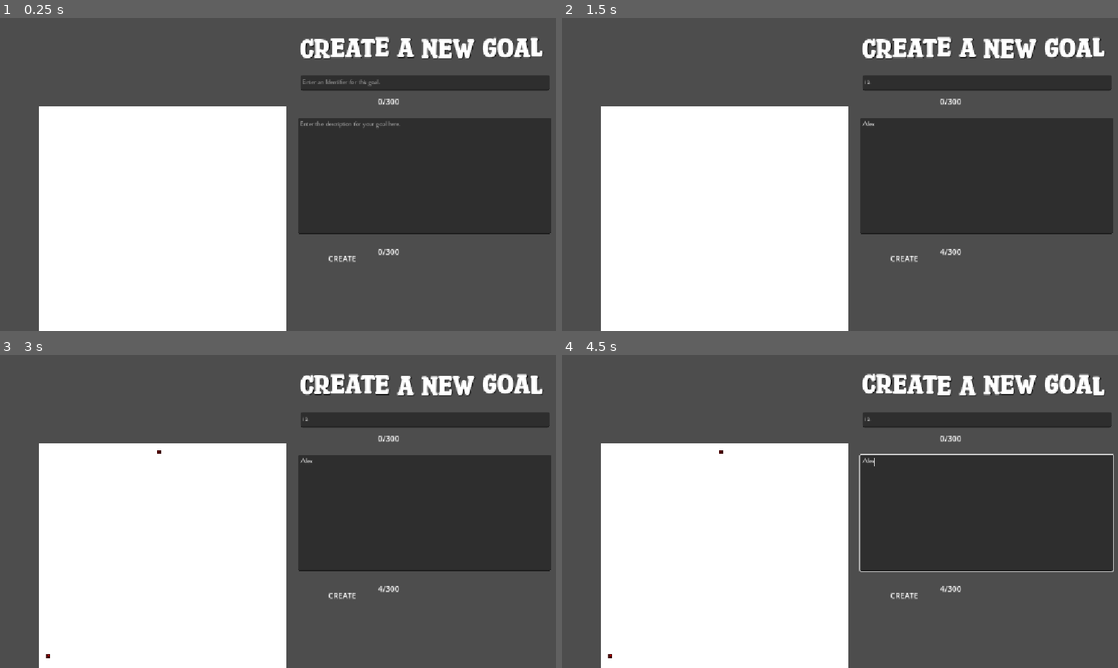
Above: before the commit, frames 1-4 (two rows, left to right).
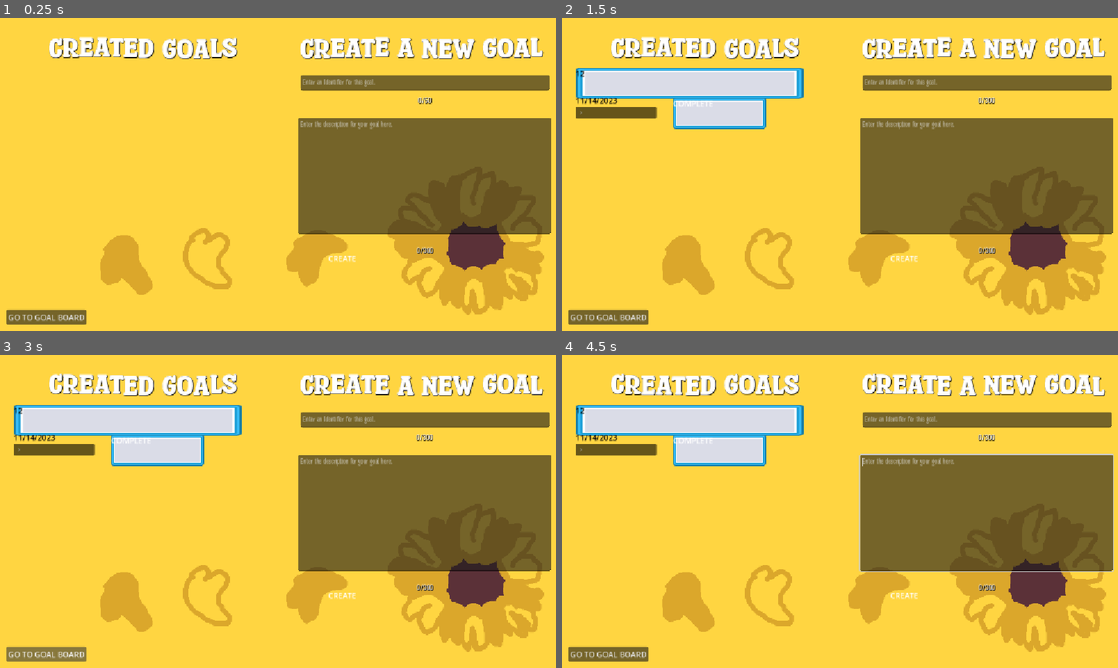
Above: after the commit, the same moments.

Repository: MxInput/GoalBoard
Game: Godot game, scene res://nodes/board.tscn
The game is run twice, just before and just after one commit, with the same random seed, the same clock (stepped at 60 frames per second) and the same inputs. The engine's default icon, where the game draws it, is replaced by a stand-in: a white triangle on a blue panel in a dark square.
Inputs (mouse positions are in pixels of both pictures, inside the frame that each line leads up to):
- Up to frame 1 (0.25 s): no input
- Up to frame 2 (1.5 s): click (984, 174) at 0.52 s; type "Alex" at 0.6 s; click (984, 83) at 0.75 s; type "12" at 0.83 s; click "CREATE" at 1.25 s
- Up to frame 3 (3 s): click (155, 448) at 2 s, where only the run after the commit has a clickable "COMPLETE"; click (44, 655) at 2.75 s, where only the run after the commit has a clickable "GO TO GOAL BOARD"
- Up to frame 4 (4.5 s): click (606, 655) at 3.5 s, where only the run after the commit has a clickable "GO TO GOAL BOARD"; tap Enter at 4.25 s; move the mouse to (962, 495) at 4.27 s; hold Right from 4.28 s (still down); tap Alt at 4.35 s; click (962, 495) at 4.42 s

The runs differ from the first frame. In frame 1, 98% of the frame differs, in the area x 0-100%, y 0-100%; in frame 2, 98%; in frame 3, 98%; in frame 4, 98%.

Commit message:
user can initialize goals

Diff:
--- a/nodes/board.tscn
+++ b/nodes/board.tscn
@@ -1,9 +1,12 @@
 [gd_scene format=3 uid="uid://dxkj1mq420y6a"]
 
 [ext_resource type="Script" uid="uid://5y66omfn7043" path="res://nodes/draw.gd" id="1_k4sgw"]
+[ext_resource type="PackedScene" uid="uid://8irupc3xmvho" path="res://nodes/goal.tscn" id="2_8forb"]
 [ext_resource type="Texture2D" uid="uid://rvisxhln4c20" path="res://icon.svg" id="2_xy510"]
-[ext_resource type="FontFile" uid="uid://dyid7kj18j58k" path="res://fonts/Aiozbrush-8Ov60.otf" id="3_f201g"]
+[ext_resource type="Texture2D" uid="uid://bq0ewcqbq8fk1" path="res://sunflower_bg.png" id="3_8kn72"]
 [ext_resource type="FontFile" uid="uid://dqdh0mlmh637c" path="res://fonts/SparkyStonesRegular-BW6ld.ttf" id="3_inolc"]
+[ext_resource type="FontFile" uid="uid://bo2hhumf6dhn3" path="res://fonts/MangabeyRegular-rgqVO.otf" id="4_y8uiq"]
+[ext_resource type="Script" uid="uid://b3hmuqqepo4mc" path="res://nodes/goal_creation.gd" id="5_y8uiq"]
 
 [sub_resource type="DrawableTexture2D" id="DrawableTexture2D_kc3a4"]
 
@@ -11,9 +14,25 @@
 
 [node name="Camera2D" type="Camera2D" parent="." unique_id=1255491717]
 
+[node name="GoalCreation" type="Node" parent="." unique_id=1815402166 node_paths=PackedStringArray("desc_box", "desc_count", "create_button", "identifier_box", "identifier_count", "v_box")]
+script = ExtResource("5_y8uiq")
+desc_box = NodePath("../CanvasLayer/TextEdit")
+desc_count = NodePath("../CanvasLayer/DescCount")
+create_button = NodePath("../CanvasLayer/Create")
+identifier_box = NodePath("../CanvasLayer/Identifier")
+identifier_count = NodePath("../CanvasLayer/IdentifierCount")
+v_box = NodePath("../CanvasLayer/ScrollContainer/VBoxContainer")
+temp_goal = ExtResource("2_8forb")
+
 [node name="CanvasLayer" type="CanvasLayer" parent="." unique_id=1076521952]
 
-[node name="TextureRect" type="TextureRect" parent="CanvasLayer" unique_id=321332911 node_paths=PackedStringArray("text_box", "text_count")]
+[node name="Background" type="TextureRect" parent="CanvasLayer" unique_id=1437988000]
+offset_right = 1148.0
+offset_bottom = 654.0
+texture = ExtResource("3_8kn72")
+
+[node name="Drawing" type="TextureRect" parent="CanvasLayer" unique_id=321332911]
+visible = false
 offset_left = 81.0
 offset_top = 182.0
 offset_right = 198.0
@@ -22,26 +41,28 @@
 script = ExtResource("1_k4sgw")
 drawable_texture = SubResource("DrawableTexture2D_kc3a4")
 source_img = ExtResource("2_xy510")
-text_box = NodePath("../TextEdit")
-text_count = NodePath("../DescCount")
 
 [node name="TextEdit" type="TextEdit" parent="CanvasLayer" unique_id=1853837774]
 offset_left = 618.0
 offset_top = 207.0
 offset_right = 1142.0
 offset_bottom = 447.0
-theme_override_fonts/font = ExtResource("3_f201g")
+theme_override_fonts/font = ExtResource("4_y8uiq")
 placeholder_text = "Enter the description for your goal here."
 wrap_mode = 1
 
 [node name="ScrollContainer" type="ScrollContainer" parent="CanvasLayer" unique_id=2109574580]
-offset_right = 40.0
-offset_bottom = 40.0
+offset_left = 28.0
+offset_top = 103.0
+offset_right = 501.0
+offset_bottom = 578.0
 
 [node name="VBoxContainer" type="VBoxContainer" parent="CanvasLayer/ScrollContainer" unique_id=294714044]
 layout_mode = 2
+size_flags_horizontal = 3
+size_flags_vertical = 3
 
-[node name="Title" type="RichTextLabel" parent="CanvasLayer" unique_id=816037086]
+[node name="CreationTitle" type="RichTextLabel" parent="CanvasLayer" unique_id=816037086]
 offset_left = 593.0
 offset_top = 5.0
 offset_right = 1139.0
@@ -54,19 +75,40 @@
 horizontal_alignment = 1
 vertical_alignment = 1
 
+[node name="GoalTitle" type="RichTextLabel" parent="CanvasLayer" unique_id=361505536]
+offset_left = 15.0
+offset_top = 5.0
+offset_right = 561.0
+offset_bottom = 124.0
+theme_override_colors/font_shadow_color = Color(0, 0, 0, 1)
+theme_override_fonts/normal_font = ExtResource("3_inolc")
+theme_override_font_sizes/normal_font_size = 60
+bbcode_enabled = true
+text = "[wave] CREATED GOALS"
+horizontal_alignment = 1
+vertical_alignment = 1
+
 [node name="DescCount" type="Label" parent="CanvasLayer" unique_id=1964320505]
-offset_left = 783.0
+offset_left = 619.0
 offset_top = 472.0
-offset_right = 823.0
+offset_right = 1143.0
 offset_bottom = 495.0
+theme_override_colors/font_shadow_color = Color(0, 0, 0, 1)
+theme_override_fonts/font = ExtResource("4_y8uiq")
 text = "0/300"
+horizontal_alignment = 1
+vertical_alignment = 1
 
 [node name="IdentifierCount" type="Label" parent="CanvasLayer" unique_id=45195213]
-offset_left = 783.0
+offset_left = 626.0
 offset_top = 161.0
-offset_right = 826.0
+offset_right = 1134.0
 offset_bottom = 184.0
-text = "0/300"
+theme_override_colors/font_shadow_color = Color(0, 0, 0, 1)
+theme_override_fonts/font = ExtResource("4_y8uiq")
+text = "0/50"
+horizontal_alignment = 1
+vertical_alignment = 1
 
 [node name="Create" type="TextureButton" parent="CanvasLayer" unique_id=115747629]
 offset_left = 680.0
@@ -85,9 +127,17 @@
 offset_top = 119.0
 offset_right = 1139.0
 offset_bottom = 150.0
-theme_override_fonts/font = ExtResource("3_f201g")
+theme_override_fonts/font = ExtResource("4_y8uiq")
 placeholder_text = "Enter an Identifier for this goal."
 max_length = 50
 
-[connection signal="text_changed" from="CanvasLayer/TextEdit" to="CanvasLayer/TextureRect" method="_on_text_edit_text_changed"]
-[connection signal="button_down" from="CanvasLayer/Create" to="CanvasLayer/TextureRect" method="_on_create_button_down"]
+[node name="Button" type="Button" parent="CanvasLayer" unique_id=997116994]
+offset_left = 13.0
+offset_top = 604.0
+offset_right = 179.0
+offset_bottom = 635.0
+text = "GO TO GOAL BOARD"
+
+[connection signal="text_changed" from="CanvasLayer/TextEdit" to="GoalCreation" method="_on_text_edit_text_changed"]
+[connection signal="button_down" from="CanvasLayer/Create" to="GoalCreation" method="_on_create_button_down"]
+[connection signal="text_changed" from="CanvasLayer/Identifier" to="GoalCreation" method="_on_identifier_text_changed"]
--- a/nodes/draw.gd
+++ b/nodes/draw.gd
@@ -4,16 +4,6 @@
 var texture_size : Vector2i = Vector2i(512, 512);
 
 @export var source_img : Texture2D;
-
-@export var text_box : TextEdit;
-@export var text_count : Label;
-var current_text := "";
-var cursor_line := 0;
-var cursor_col := 0;
-
-var max_text_length := 300;
-
-@export var create_button : TextureButton;
 
 func _ready() -> void:
 	drawable_texture.setup(texture_size.x, texture_size.y, DrawableTexture2D.DRAWABLE_FORMAT_RGBA8, Color.WHITE)
@@ -23,26 +13,3 @@
 		var local_pos = get_local_mouse_position()
 
 		drawable_texture.blit_rect(Rect2i(local_pos.x, local_pos.y, 8, 8), source_img, Color.RED)
-
-
-func _on_text_edit_text_changed() -> void:
-	var new_text := text_box.text;
-
-	if (text_box.text.length() > max_text_length):
-		text_box.text = current_text;
-
-		text_box.set_caret_column(cursor_col);
-		text_box.set_caret_line(cursor_line);
-
-	current_text = text_box.text;
-	cursor_col = text_box.get_caret_column();
-	cursor_line = text_box.get_caret_line();
-
-	text_count.text = str(text_box.text.length()) + "/300"
-
-
-func _on_create_button_down() -> void:
-	if (text_box.text.length() > 0):
-		print("saving")
-	else:
-		print("enter your goals")
--- a/nodes/goal.tscn
+++ b/nodes/goal.tscn
@@ -1,31 +1,52 @@
 [gd_scene format=3 uid="uid://8irupc3xmvho"]
 
+[ext_resource type="Texture2D" uid="uid://csystmnjsf1pq" path="res://temp_button.png" id="1_7u34p"]
+[ext_resource type="Script" uid="uid://cgqpxuon12nme" path="res://nodes/goal_draw.gd" id="2_kalp8"]
+
 [node name="TextureRect" type="TextureRect" unique_id=110054324]
-offset_right = 40.0
-offset_bottom = 40.0
+offset_right = 410.0
+offset_bottom = 138.0
+texture = ExtResource("1_7u34p")
 
 [node name="Date" type="Label" parent="." unique_id=1016183440]
 layout_mode = 0
+offset_top = 56.0
 offset_right = 40.0
-offset_bottom = 23.0
+offset_bottom = 79.0
+theme_override_colors/font_color = Color(0, 0, 0, 1)
+text = "12/24/2008"
 
 [node name="Identifier" type="Label" parent="." unique_id=421251310]
 layout_mode = 0
-offset_right = 40.0
-offset_bottom = 23.0
+offset_right = 289.0
+offset_bottom = 55.0
+theme_override_colors/font_color = Color(0, 0, 0, 1)
+text = "making money"
 
-[node name="Description" type="Label" parent="." unique_id=1403737377]
+[node name="Complete" type="TextureButton" parent="." unique_id=80878045]
 layout_mode = 0
-offset_right = 40.0
-offset_bottom = 23.0
+offset_left = 202.0
+offset_top = 62.0
+offset_right = 394.0
+offset_bottom = 126.0
+texture_normal = ExtResource("1_7u34p")
+script = ExtResource("2_kalp8")
 
-[node name="TextureButton" type="TextureButton" parent="." unique_id=80878045]
-layout_mode = 0
-offset_right = 40.0
-offset_bottom = 40.0
-
-[node name="Label" type="Label" parent="TextureButton" unique_id=1486685357]
+[node name="Label" type="Label" parent="Complete" unique_id=1486685357]
 layout_mode = 0
 offset_right = 40.0
 offset_bottom = 23.0
 text = "COMPLETE"
+
+[node name="Description" type="FoldableContainer" parent="." unique_id=572071310]
+layout_mode = 0
+offset_top = 81.0
+offset_right = 168.0
+offset_bottom = 136.0
+folded = true
+
+[node name="Label" type="Label" parent="Description" unique_id=1403737377]
+visible = false
+layout_mode = 2
+theme_override_colors/font_color = Color(0, 0, 0, 1)
+text = "Want to be a bigshot"
--- /dev/null
+++ b/nodes/goal_creation.gd
@@ -0,0 +1,59 @@
+extends Node
+
+@export var desc_box : TextEdit;
+@export var desc_count : Label;
+var current_text := "";
+var cursor_line := 0;
+var cursor_col := 0;
+
+var max_text_length := 300;
+
+@export var create_button : TextureButton;
+
+@export var identifier_box : LineEdit;
+@export var identifier_count : Label;
+
+@export var v_box : VBoxContainer;
+@export var temp_goal : PackedScene;
+
+func _on_text_edit_text_changed() -> void:
+	var new_text := desc_box.text;
+
+	if (desc_box.text.length() > max_text_length):
+		desc_box.text = current_text;
+
+		desc_box.set_caret_column(cursor_col);
+		desc_box.set_caret_line(cursor_line);
+
+	current_text = desc_box.text;
+	cursor_col = desc_box.get_caret_column();
+	cursor_line = desc_box.get_caret_line();
+
+	desc_count.text = str(desc_box.text.length()) + "/300"
+
+
+func _on_create_button_down() -> void:
+	if (desc_box.text.length() > 0):
+		var desc_string = desc_box.text;
+		var identifier_string = identifier_box.text;
+
+		desc_box.text = "";
+		desc_count.text = "0/300";
+
+		identifier_box.text = "";
+		identifier_count.text = "0/300";
+
+		var new_goal := temp_goal.instantiate();
+		v_box.add_child(new_goal);
+		new_goal.find_child("Identifier").text = identifier_string;
+		new_goal.find_child("Description").get_child(0).text = desc_string;
+
+		var found_date = Time.get_date_dict_from_system();
+		new_goal.find_child("Date").text = str(found_date["month"]) + "/" + str(found_date["day"]) + "/" + str(found_date["year"]);
+
+	else:
+		print("enter your goals")
+
+
+func _on_identifier_text_changed(new_text: String) -> void:
+	identifier_count.text = str(identifier_box.text.length()) + "/" + str(identifier_box.max_length);
--- /dev/null
+++ b/nodes/goal_draw.gd
@@ -0,0 +1,11 @@
+extends TextureButton
+
+
+# Called when the node enters the scene tree for the first time.
+func _ready() -> void:
+	pass # Replace with function body.
+
+
+# Called every frame. 'delta' is the elapsed time since the previous frame.
+func _process(delta: float) -> void:
+	pass
Binary file added: bow_bg.png
Not shown, added: bow_bg.png.import
Binary file removed: fonts/Aiozbrush-8Ov60.otf
Binary file added: fonts/MangabeyRegular-rgqVO.otf
Not shown, changed: fonts/MangabeyRegular-rgqVO.otf.import
Not shown, added: nodes/goal_creation.gd.uid
Not shown, added: nodes/goal_draw.gd.uid
Binary file added: sunflower_bg.png
Not shown, added: sunflower_bg.png.import
Binary file added: temp_button.png
Not shown, added: temp_button.png.import
